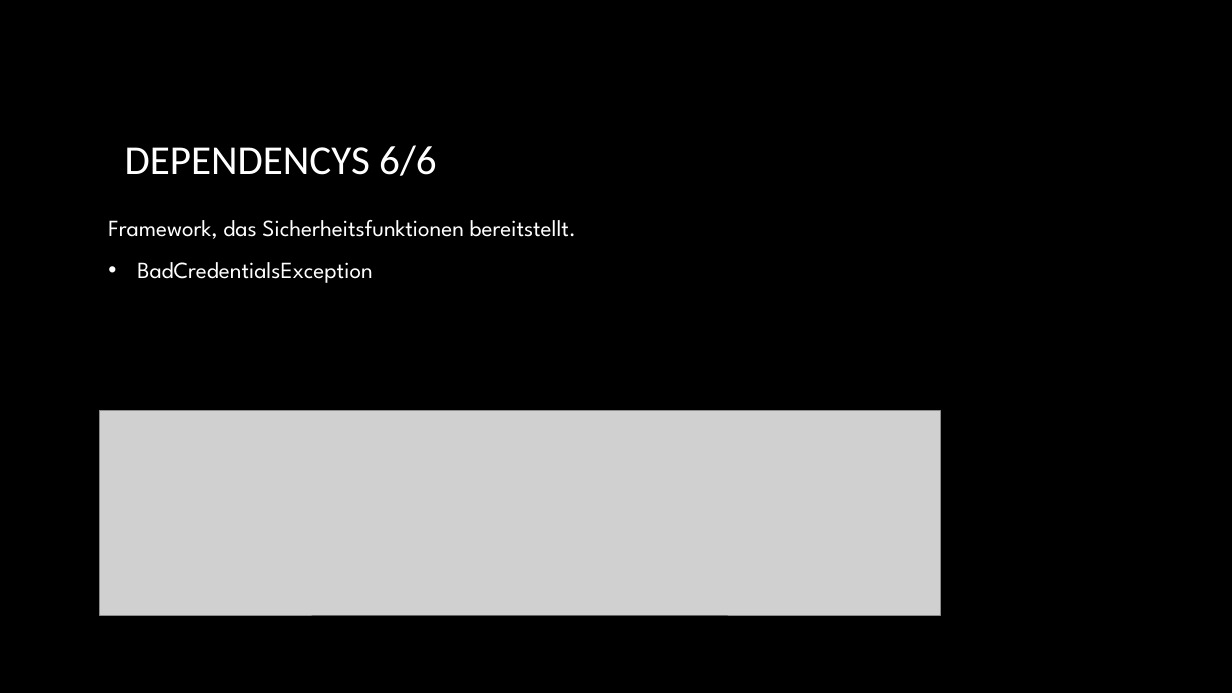
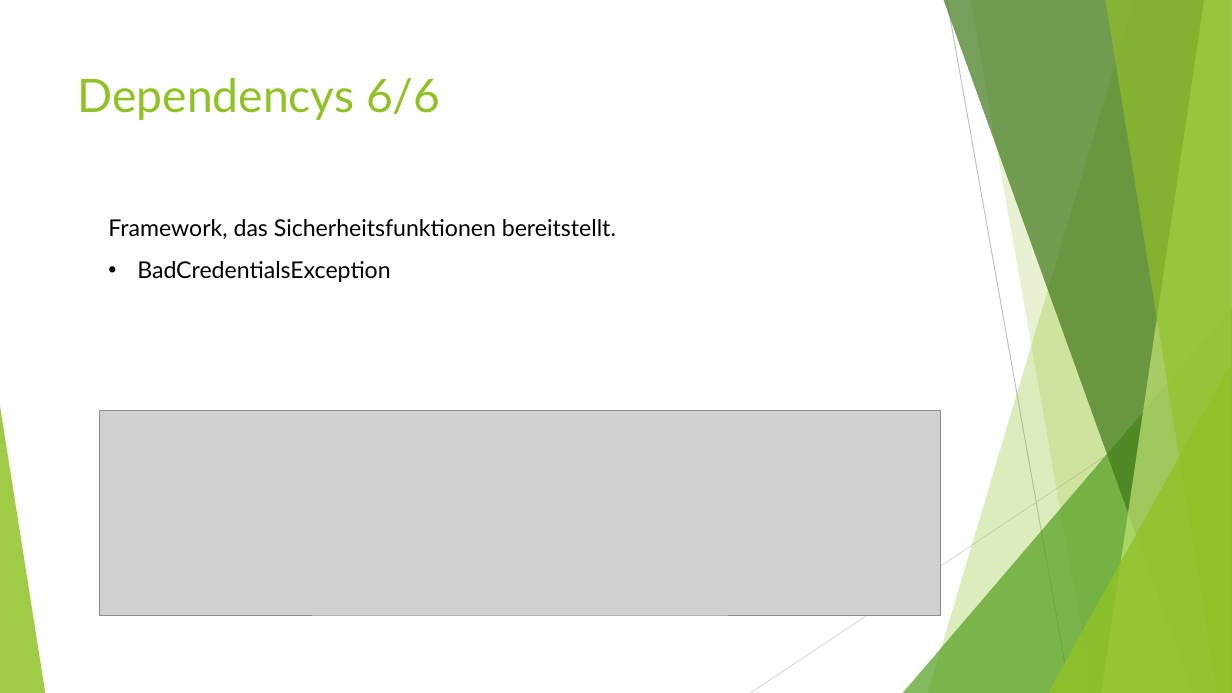
Before and after one commit to NebelNite/Passwortmanager, a slide deck: slide 14 of Passwortmanager.pptx (slide 12 before the commit). Drawn at 1232x693 pixels with LibreOffice and Linux fonts; fonts in the diff are those of the drawing; grey boxes stand for pictures; background and template pictures are left out. Boxes give left, top, right and bottom in pixels: in the first picture for what was removed or moved away, otherwise in the second. Text is boxed around its words. In the diff, an @@ line names an element or a change of style, - is before the commit and + after.

```diff
--- a/Passwortmanager.pptx
+++ b/Passwortmanager.pptx
@@ background picture (left out) to #FFFFFF @@
@@ title "Dependencys 6/6" at [78,78,440,120]: vertical alignment middle to top @@
@@ title at [78,78,440,120]: text changed; size 32 to 36 pt; font Calibri to Lato; text colour gradient #FFFFFF to #A6A6A6 to #90C226 @@
-DEPENDENCYS 6/6
+Dependencys 6/6
@@ text "Framework, das Sicherheitsfunktionen bereitstellt." at [108,219,616,282]: font League Spartan to Lato, text colour #FFFFFF to #000000 @@
@@ group added at [0,0,1232,693]: 5 freeform shapes, 3 triangles, 2 lines @@
```
Also in this commit, not shown: 18 other slides changed, 4 slides added, 1 slide removed, 1 other file.
